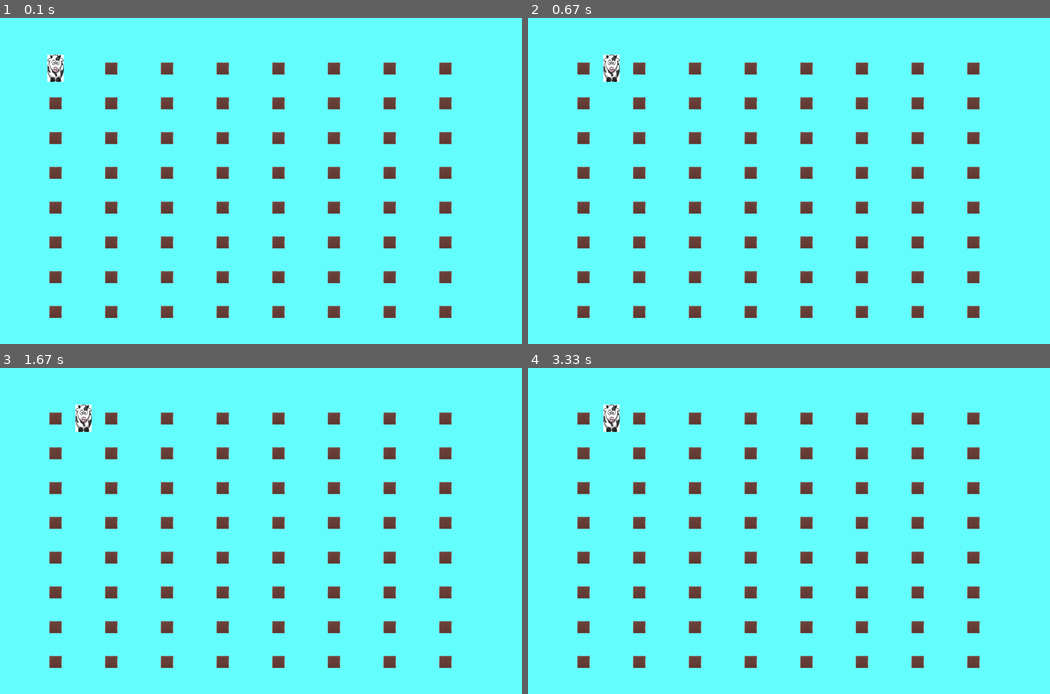
Above: before the commit, frames 1-4 (two rows, left to right).
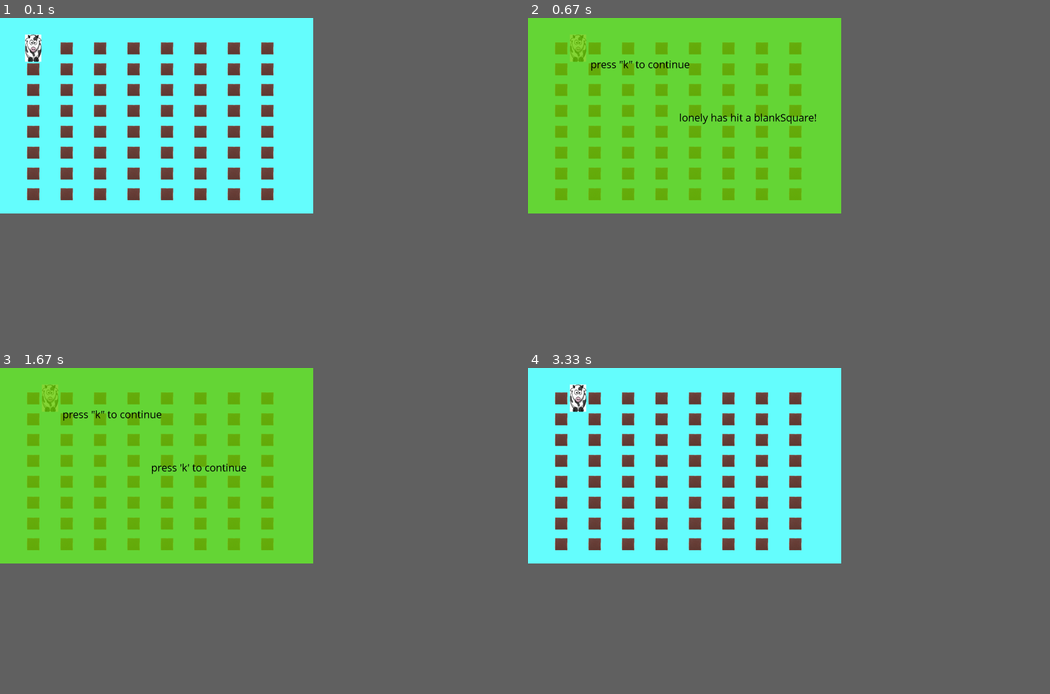
Above: after the commit, the same moments.

Repository: williu421/cow-party
Game: pygame game, started from offline_client.py
The game is run twice, just before and just after one commit, with the same random seed, the same clock (stepped at 60 frames per second) and the same inputs.
Inputs (mouse positions are in pixels of both pictures, inside the frame that each line leads up to):
- Up to frame 1 (0.1 s): no input
- Up to frame 2 (0.67 s): hold Right from 0.33 s (still down); move the mouse to (674, 125) at 0.37 s
- Up to frame 3 (1.67 s): release Right at 0.8 s; tap K at 0.83 s; tap 0 at 1.17 s; press the mouse at (161, 400) at 1.53 s; move the mouse to (120, 413) at 1.63 s
- Up to frame 4 (3.33 s): release the mouse at (611, 426) at 1.77 s; hold K 2.5-2.8 s; hold 0 2.83-3.13 s; hold Up 2.83-3.13 s; move the mouse to (564, 423) at 2.87 s; tap K at 3.17 s
In our replay, the window is 900x562 before the commit and 540x337 after it. These sizes can differ from the game's own. Grey fills any space a smaller window leaves; there, only what the larger window draws over its background counts as a difference.

The runs differ from the first frame. In frame 1, 12% of the frame differs, in the area x 4-87%, y 4-93%; in frame 2, 40%, in the area x 0-87%, y 0-93%; in frame 3, 40%; in frame 4, 12%.

Commit message:
currently working only in offline_client, just got interaction between pieces and squares to start working. displaymessage mode working.

Diff:
--- a/Game.py
+++ /dev/null
@@ -1,67 +0,0 @@
-'''
-Game.py
-
-Actually implements the game
-Lukas Peraza, 2015 for 15-112 Pygame Lecture
-'''
-import pygame
-from Ship import Ship
-from Asteroid import Asteroid
-from Bullet import Bullet
-from Explosion import Explosion
-from pygamegame import PygameGame
-import random
-
-
-class Game(PygameGame):
-    def init(self):
-        self.bgColor = (0, 0, 0)
-        Ship.init()
-        ship = Ship(self.width / 2, self.height / 2)
-        self.shipGroup = pygame.sprite.GroupSingle(ship)
-
-        Asteroid.init()
-        self.asteroids = pygame.sprite.Group()
-        for i in range(5):
-            x = random.randint(0, self.width)
-            y = random.randint(0, self.height)
-            self.asteroids.add(Asteroid(x, y))
-
-        self.bullets = pygame.sprite.Group()
-
-        Explosion.init()
-        self.explosions = pygame.sprite.Group()
-
-    def keyPressed(self, code, mod):
-        if code == pygame.K_SPACE:
-            ship = self.shipGroup.sprites()[0]
-            self.bullets.add(Bullet(ship.x, ship.y, ship.angle))
-
-    def timerFired(self, dt):
-        self.shipGroup.update(dt, self.isKeyPressed, self.width, self.height)
-        self.asteroids.update(self.width, self.height)
-        self.bullets.update(self.width, self.height)
-        self.explosions.update(dt)
-
-        ship = self.shipGroup.sprite
-
-        if ((not ship.isInvincible()) and
-             pygame.sprite.groupcollide(
-             self.shipGroup, self.asteroids, False, False,
-             pygame.sprite.collide_circle)):
-
-            self.explosions.add(Explosion(ship.x, ship.y))
-            self.shipGroup.add(Ship(self.width / 2, self.height / 2))
-
-        for asteroid in pygame.sprite.groupcollide(
-            self.asteroids, self.bullets, True, True,
-            pygame.sprite.collide_circle):
-            self.asteroids.add(asteroid.breakApart())
-
-    def redrawAll(self, screen):
-        self.shipGroup.draw(screen)
-        self.asteroids.draw(screen)
-        self.bullets.draw(screen)
-        self.explosions.draw(screen)
-
-Game(800, 500).run()
--- a/Pieces.py
+++ b/Pieces.py
@@ -29,12 +29,13 @@
         self.ygrid = ygrid
         self.dx,self.dy=1,1
         self.size = 30
-    def move(self, dx, dy):
+    def move(self, dx, dy,game):
         if (self.xgrid+dx >= Board.cols or self.xgrid+dx<0 or self.ygrid+dy<0 or \
         self.ygrid >= Board.rows):
             return False
         self.xgrid += dx
         self.ygrid += dy
+        game.gameBoard.board[self.ygrid][self.xgrid].interact(self,game) #if special square
         self.x=Square.margin+(self.xgrid+1/2)*Square.cellWidth
         self.y=Square.margin+(self.ygrid+1/2)*Square.cellHeight
         return True
--- a/Square.py
+++ b/Square.py
@@ -27,9 +27,13 @@
         self.xcoord=xcoord
         self.ycoord=ycoord
         self.ordinal=ordinal
-
+    def interact(self,piece):
+        pass
 class BlankSquare(Square):
     def __init__(self,xcoord,ycoord,ordinal,rowNum,colNum,boardHeight,\
     boardWidth):
         super().__init__(xcoord,ycoord,ordinal,rowNum,colNum,boardHeight,\
     boardWidth,Square.blank)
+    def interact(self,piece,game):
+        game.message = '%s has hit a blankSquare!' %(piece.PID)
+        game.mode = 'DISPLAYMESSAGE'
--- /dev/null
+++ b/displayMessage.py
@@ -0,0 +1,14 @@
+import pygame
+
+def displayMessage(screen,x,y,message,width,height):
+    s = pygame.Surface((width,height))  # the size of your rect
+    s.set_alpha(200)                # alpha level
+    s.fill((102,204,0))           # this fills the entire surface
+    screen.blit(s, (0,0))    # (0,0) are the top-left coordinates
+    nameFont=pygame.font.SysFont('Comic Sans MS', 40)
+    namesText=nameFont.render('%s' \
+        %(message),False,(0,0,0))
+    screen.blit(namesText,(width/2-20,height/2-20))
+
+    namesText=nameFont.render('press "k" to continue',False,(0,0,0))
+    screen.blit(namesText,(width/5,height/5))
--- a/game_client.py
+++ b/game_client.py
@@ -42,6 +42,7 @@
 from Square import Square
 import random
 from Board import Board
+from displayMessage import displayMessage
 pygame.font.init()
 ####################################
 # customize these functions
@@ -59,31 +60,36 @@
     Game.startScreen=pygame.transform.scale(
             pygame.image.load('images/startScreen.jpg').convert_alpha(),
             (self.width, self.height))
-    self.lobbyMode=True
+    self.mode='LOBBY'  #LOBBY, PLAY, DISPLAYMESSAGE
     self.namesDict=dict() #key is PID, value is the stringed name
     self.myfont=pygame.font.SysFont('Comic Sans MS', 40)
+    self.message = '' #for displayMessage
   def keyPressed(self,code,mod):
-    if code == pygame.K_SEMICOLON:
-      pygame.quit()
-    msg=""
-    if code == pygame.K_LEFT:
-        if self.me.move(-self.me.dx,0):
-            msg="playerMoved %d 0\n" %(-self.me.dx)
-    if code == pygame.K_RIGHT:
-        if self.me.move(self.me.dx,0):
-            msg="playerMoved %d 0\n" %(self.me.dx)
-    if code == pygame.K_UP:
-        if self.me.move(0,-self.me.dy):
-            msg="playerMoved 0 %d\n" %(-self.me.dy)
-    if code == pygame.K_DOWN:
-        if self.me.move(0,self.me.dy):
-            msg="playerMoved 0 %d\n" %(self.me.dy)
-    # send the message to other players!
-    if (msg != ""):
-      print ("sending: ", msg,)
-      self.server.send(msg.encode())
+    if self.mode == 'DISPLAYMODE':
+      if code == pygame.K_k:
+        self.mode = 'PLAY'
+    if self.mode == 'PLAY':
+      if code == pygame.K_0:
+        self.message = "press 'k' to continue"
+        self.mode='DISPLAYMESSAGE'
+      msg=""
+      if code == pygame.K_LEFT:
+          if self.me.move(-self.me.dx,0):
+              msg="playerMoved %d 0\n" %(-self.me.dx)
+      if code == pygame.K_RIGHT:
+          if self.me.move(self.me.dx,0):
+              msg="playerMoved %d 0\n" %(self.me.dx)
+      if code == pygame.K_UP:
+          if self.me.move(0,-self.me.dy):
+              msg="playerMoved 0 %d\n" %(-self.me.dy)
+      if code == pygame.K_DOWN:
+          if self.me.move(0,self.me.dy):
+              msg="playerMoved 0 %d\n" %(self.me.dy)
+      # send the message to other players!
+      if (msg != ""):
+        print ("sending: ", msg,)
+        self.server.send(msg.encode())
   def timerFired(self,dt):
-    self.PieceGroup.update(dt,self.isKeyPressed,self.width,self.height,self.server)
     while (serverMsg.qsize() > 0):
       msg = serverMsg.get(False)
       try:
@@ -91,13 +97,15 @@
       except:
         print("failed")
       serverMsg.task_done()
+    self.PieceGroup.update(dt,self.isKeyPressed,self.width,self.height,self.server)
   def redrawAll(self,screen):
       #draw everything as same color?
+      if self.mode == 'PLAY':
       self.gameBoard.squareGroup.draw(screen)
       self.PieceGroup.draw(screen)
       for Piece in self.PieceGroup:
           Piece.drawName(self,screen)
-      if self.lobbyMode:
+      if self.mode=='LOBBY':
           screen.blit(Game.startScreen,(0,0))
           inc = 0
           for playerID in self.namesDict:
@@ -105,6 +113,8 @@
               %(playerID,self.namesDict[playerID]),False,(128,255,0))
               screen.blit(namesText,(self.width/10,self.height/10+inc))
               inc += self.width/5
+      if self.mode == 'DISPLAYMESSAGE':
+        displayMessage(screen,self.width/2,self.height/2,self.message,self.width,self.height)
 
 
 ##NOT TKINTER STUFF
--- a/offline_client.py
+++ b/offline_client.py
@@ -7,6 +7,7 @@
 from Square import Square
 import random
 from Board import Board
+from displayMessage import displayMessage
 pygame.font.init()
 ####################################
 # customize these functions
@@ -27,15 +28,23 @@
     self.lobbyMode=False
     self.namesDict=dict() #key is PID, value is the stringed name
     self.myfont=pygame.font.SysFont('Comic Sans MS', 40)
+    self.mode = 'PLAY'
+    self.message=''
   def keyPressed(self,code,mod):
-    if code == pygame.K_SEMICOLON:
-      pygame.quit()
+    if self.mode == 'DISPLAYMESSAGE':
+        if code == pygame.K_k:
+            self.mode = 'PLAY'
+        return None #user can't do anything else in display mode
+    if self.mode == 'PLAY':
+      if code == pygame.K_0:
+        self.message = "press 'k' to continue"
+        self.mode='DISPLAYMESSAGE'
     msg=""
     if code == pygame.K_LEFT:
         if self.me.move(-self.me.dx,0):
             msg="playerMoved %d 0\n" %(-self.me.dx)
     if code == pygame.K_RIGHT:
-        if self.me.move(self.me.dx,0):
+        if self.me.move(self.me.dx,0,self):
             msg="playerMoved %d 0\n" %(self.me.dx)
     if code == pygame.K_UP:
         if self.me.move(0,-self.me.dy):
@@ -58,7 +67,6 @@
         self.gameBoard.squareGroup.draw(screen)
         self.PieceGroup.draw(screen)
         for Piece in self.namesDict.values():
-            print("starting drawName")
             Piece.drawName(self,screen)
         if self.lobbyMode:
             screen.blit(Game.startScreen,(0,0))
@@ -68,8 +76,10 @@
                 %(playerID,self.namesDict[playerID]),False,(128,255,0))
                 screen.blit(namesText,(self.width/10,self.height/10+inc))
                 inc += self.width/5
+        if self.mode == 'DISPLAYMESSAGE':
+            displayMessage(screen,self.width/2,self.height/2,self.message,self.width,self.height)
 
 
 
 
-Game(1920,1200).run()
+Game(1920*3//5,1200*3//5).run()
--- a/processMessage.py
+++ b/processMessage.py
@@ -45,7 +45,7 @@
         self.otherStrangers[newPID] = Piece(newPID, x, y,False)
         self.PieceGroup.add(self.otherStrangers[newPID])
         if len(self.PieceGroup)==BACKLOG:
-            self.lobbyMode=False
+            self.mode = 'PLAY'
     elif (command == "playerMoved"):
         PID = msg[1]
         dx = int(msg[2])
